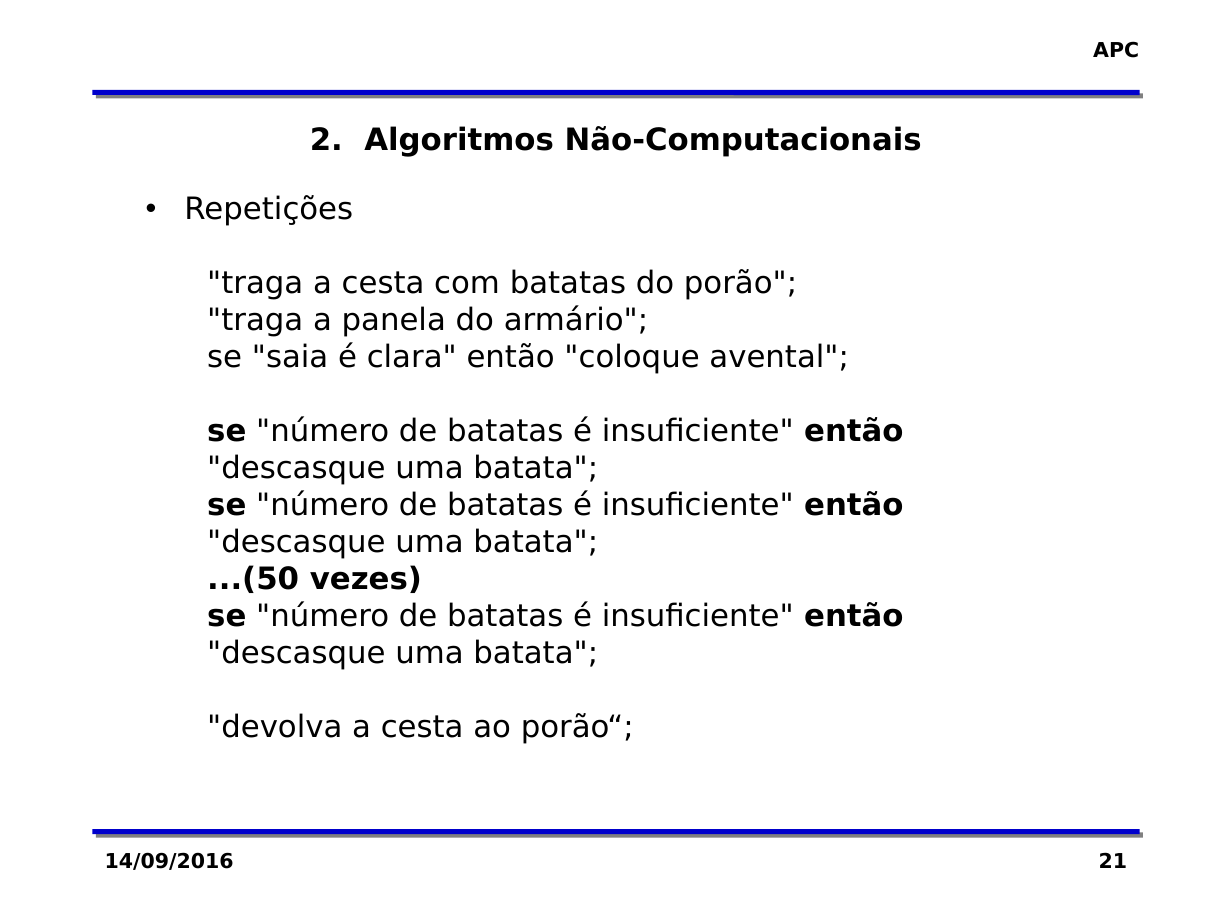
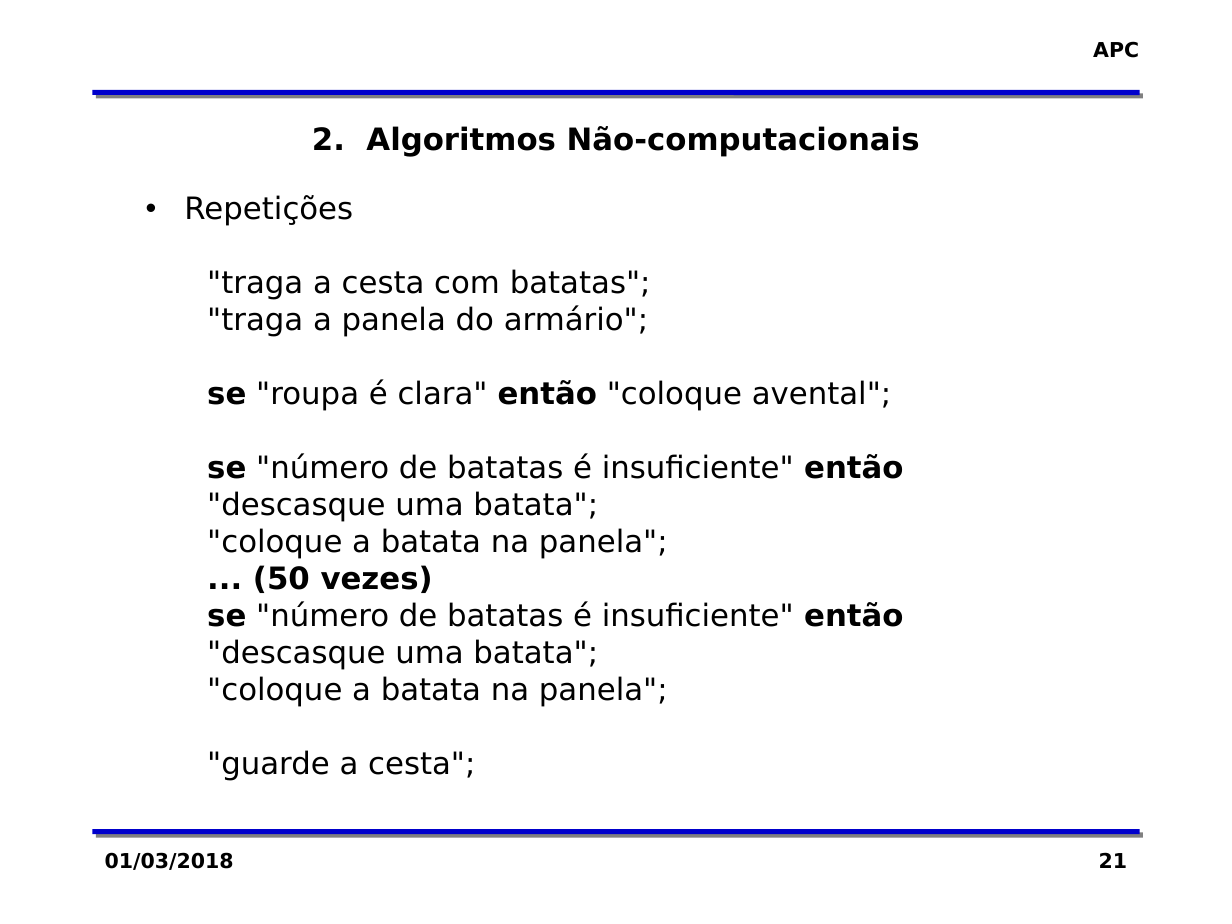
Before and after one commit to zaghetto/Algoritmos, a slide deck: slide 21 of MÓDULOS DE AULA/Módulo 03 - O Conceito de Algoritmo.pptx. Drawn at 1232x924 pixels with LibreOffice and Linux fonts; fonts in the diff are those of the drawing; background and template pictures are left out. Boxes give left, top, right and bottom in pixels: in the first picture for what was removed or moved away, otherwise in the second. Text is boxed around its words. In the diff, an @@ line names an element or a change of style, - is before the commit and + after.

```diff
--- a/MÓDULOS DE AULA/Módulo 03 - O Conceito de Algoritmo.pptx
+++ b/MÓDULOS DE AULA/Módulo 03 - O Conceito de Algoritmo.pptx
@@ text at [312, 126, 920, 157]: text changed @@
-2. Algoritmos Não-Computacionais
+2. Algoritmos Não-computacionais
@@ text at [207, 269, 891, 411]: text changed @@
-  "traga a cesta com batatas do porão";
-  "traga a panela do armário";
-  se "saia é clara" então "coloque avental";
+  "traga a cesta com batatas";
+  "traga a panela do armário";
+  se "roupa é clara" então "coloque avental";
@@ text at [207, 528, 668, 593]: paragraphs added @@
+  "coloque a batata na panela";
+  ... (50 vezes)
@@ text at [207, 676, 668, 781]: text changed @@
-  ...(50 vezes)
-  se "número de batatas é insuficiente" então
-  "descasque uma batata";
-  "devolva a cesta ao porão“;
+  "coloque a batata na panela";
+  "guarde a cesta";
@@ text at [105, 852, 234, 870]: text changed @@
-14/09/2016
+01/03/2018
```
Also in this commit, not shown: 53 other slides changed, 1 slide added, 1 slide removed.
